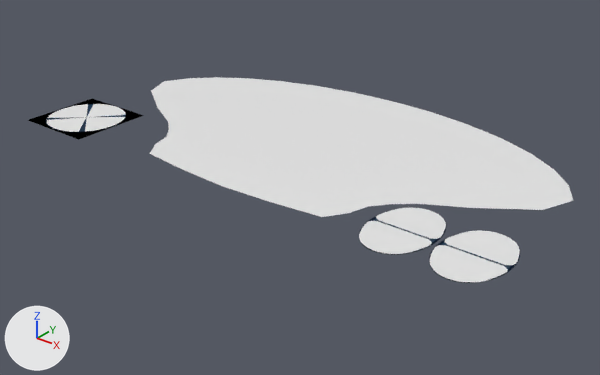
What one commit did to the Blender file SimpleRender2_5/blend/blue_ui.blend.
One viewpoint serves both versions: a 50 mm camera at (1633.0, -2143.0, 1116.0) aimed at (5.0, -108.0, -146.0). Lighting does not change. The marker at lower left points along +X, +Y and +Z.

In view in the first picture: 'dpad', 'input_dpad_rt', 'input_updn_dn', 'input_updn_up', 'input_zoom_dn', 'input_zoom_up', 'touch_area'.
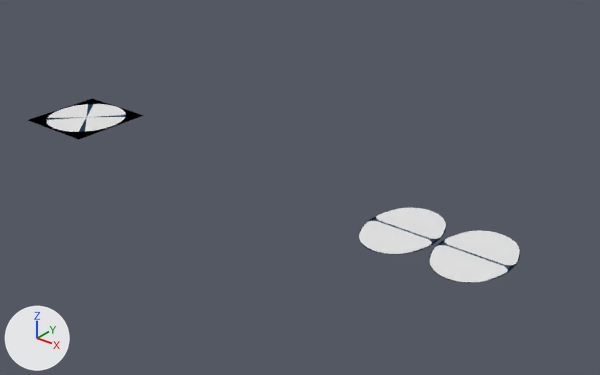
Boxes [x1, y1, x2, y2] around the edits, measured in the pictures (600 x 375 px):
'touch_area', hidden: before [150, 77, 573, 217]

Diff of the bpy script that builds the scene:
```diff
--- a/SimpleRender2_5/blend/blue_ui.blend.py
+++ b/SimpleRender2_5/blend/blue_ui.blend.py
@@ ob_touch_area @@
 ob_touch_area.location = (0.0, 0.0, 0.0)
+ob_touch_area.hide_viewport = True
```
